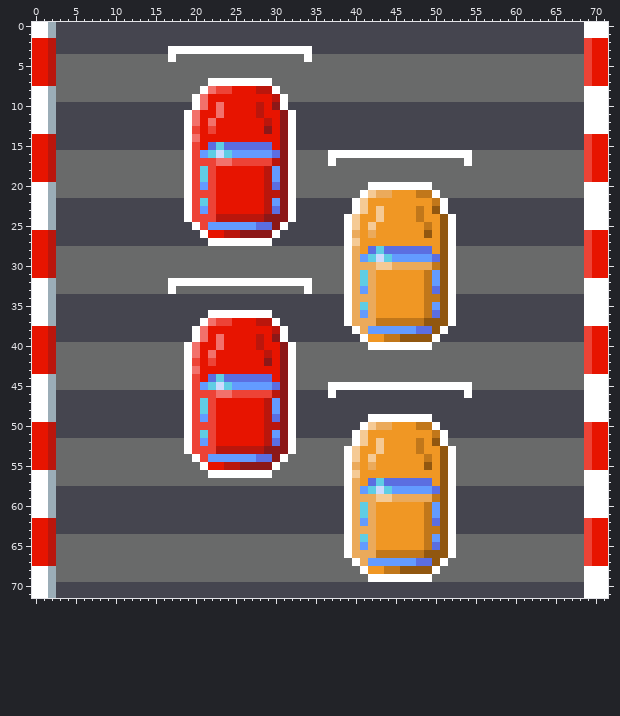
File history of a pixel-art file, icon/icon-72.ase. Above is the file before it was changed.
72x72 pixels, 1 frame.
And afterwards:
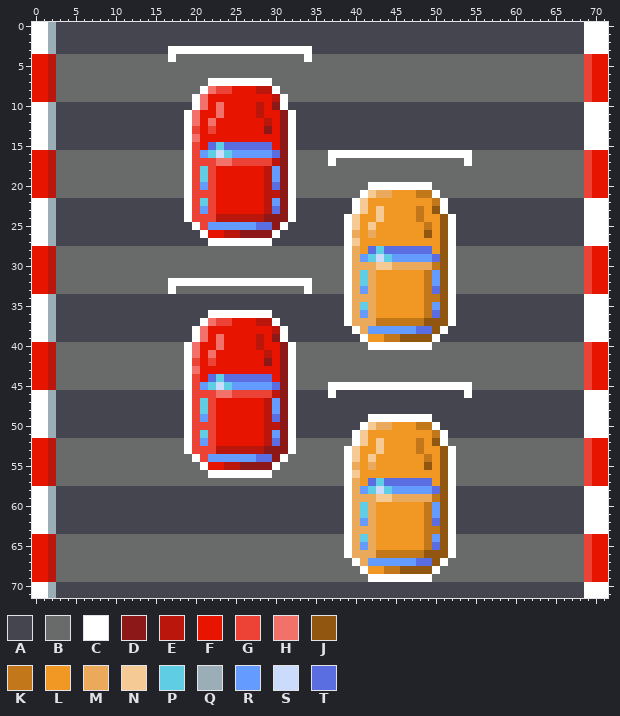
Palette (. is transparent): A #45454f  B #696a6a  C #ffffff  D #8c1818  E #ba160c  F #e71400  G #ed4336  H #f2716b  J #915710  K #c1771a  L #f09724  M #ebaa5b  N #f5ca95  P #5fcde4  Q #9badb7  R #639bff  S #cbdbfc  T #5b6ee1
The exact change:
Layer "borders":
y 2..3: x 0..2 FFE -> CCQ; x 69..71 GFF -> CCC
y 8..9: x 0..2 CCQ -> FFE; x 69..71 CCC -> GFF
y 14..15: x 0..2 FFE -> CCQ; x 69..71 GFF -> CCC
y 20..21: x 0..2 CCQ -> FFE; x 69..71 CCC -> GFF
y 26..27: x 0..2 FFE -> CCQ; x 69..71 GFF -> CCC
y 32..33: x 0..2 CCQ -> FFE; x 69..71 CCC -> GFF
y 38..39: x 0..2 FFE -> CCQ; x 69..71 GFF -> CCC
y 44..45: x 0..2 CCQ -> FFE; x 69..71 CCC -> GFF
y 50..51: x 0..2 FFE -> CCQ; x 69..71 GFF -> CCC
y 56..57: x 0..2 CCQ -> FFE; x 69..71 CCC -> GFF
y 62..63: x 0..2 FFE -> CCQ; x 69..71 GFF -> CCC
y 68..69: x 0..2 CCQ -> FFE; x 69..71 CCC -> GFF
